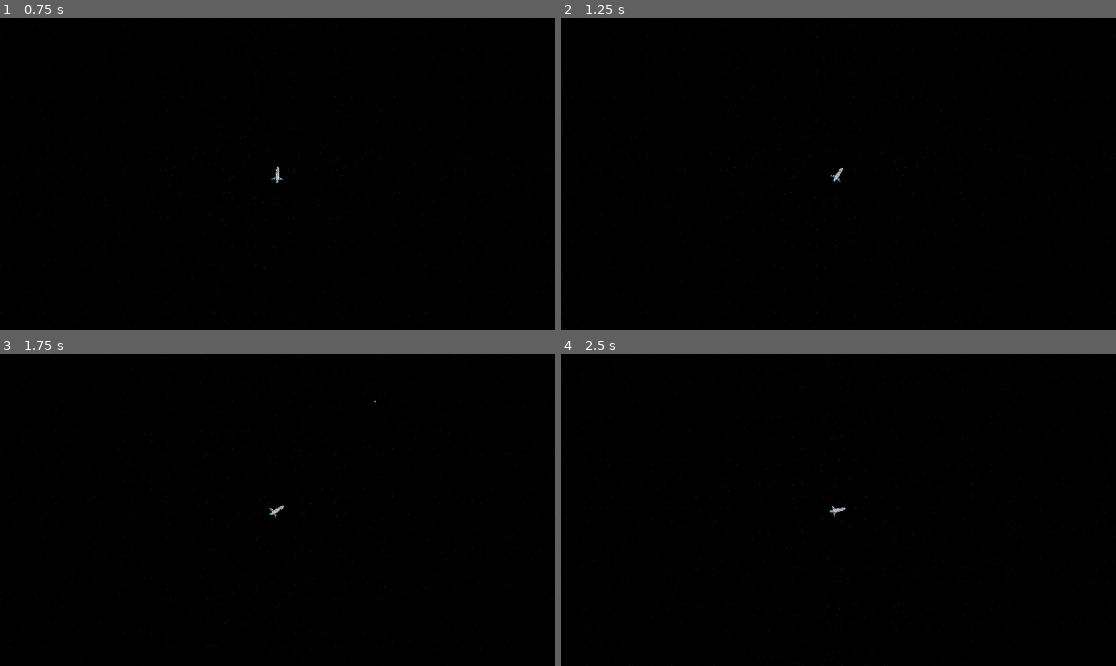
Above: before the commit, frames 1-4 (two rows, left to right).
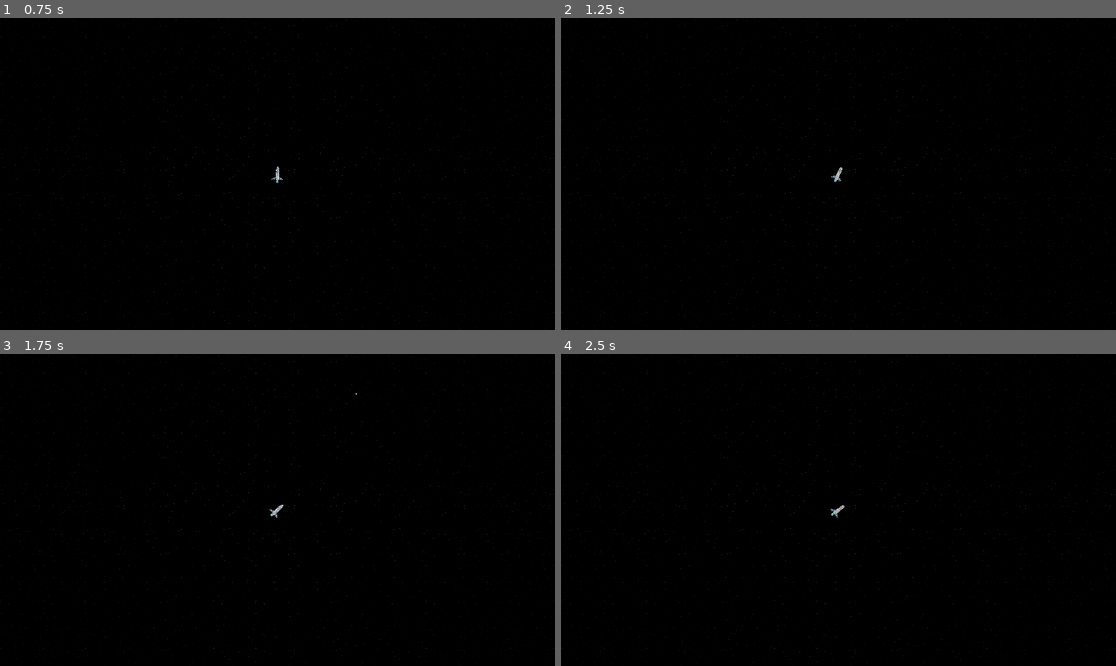
Above: after the commit, the same moments.

Repository: ajn14d/2D_Space_Game_Godot
Game: Godot game, scene res://space_gameplay.tscn
Same seed, same stepped clock (60 frames per second), same inputs: the game is played once before the commit and once after it. The engine's default icon, where the game draws it, is replaced by a stand-in: a white triangle on a blue panel in a dark square.
Inputs:
- Up to frame 1 (0.75 s): tap Enter at 0.5 s; hold Right (ui_right) from 0.53 s (still down); hold E (rotate_clockwise, bound only after the commit) from 0.53 s (still down)
- Up to frame 2 (1.25 s): keep holding Right (ui_right); keep holding E (rotate_clockwise, bound only after the commit); tap Q (rotate_counterclockwise, bound only after the commit) at 0.8 s
- Up to frame 3 (1.75 s): tap Space (shoot) at 1.25 s; release Right (ui_right) at 1.28 s; release E (rotate_clockwise, bound only after the commit) at 1.28 s; hold Down (ui_down) from 1.28 s (still down); tap Q (rotate_counterclockwise, bound only after the commit) at 1.35 s; tap E (rotate_clockwise, bound only after the commit) at 1.55 s
- Up to frame 4 (2.5 s): release Down (ui_down) at 2.03 s; hold Right (ui_right) from 2.03 s (still down); hold K (Trailer_Door) from 2.03 s (still down); tap Q (rotate_counterclockwise, bound only after the commit) at 2.3 s

Frame 1 is identical in both runs. In frame 2, less than 0.1% of the frame differs, in the area x 48-51%, y 47-53%; in frame 3, 0.4%; in frame 4, 0.5%, in the area x 0-100%, y 0-100%.

Commit message:
Player Ship Strafing
added functionality for player ship to strafe left and right

Diff:
--- a/player_ship.gd
+++ b/player_ship.gd
@@ -133,13 +133,13 @@
 	var delta = state.get_step()
 
 	# Handle rotation: Apply rotation only when input is held
-	if Input.is_action_pressed("ui_left"):
+	if Input.is_action_pressed("rotate_counterclockwise"):
 		angular_velocity -= ROTATION_SPEED * delta
-	elif Input.is_action_pressed("ui_right"):
+	elif Input.is_action_pressed("rotate_clockwise"):
 		angular_velocity += ROTATION_SPEED * delta
 	else:
 		# Smoothly decelerate the angular velocity when no input is given
-		angular_velocity = lerp(angular_velocity, 0.0, 0.04)  # Adjust 0.1 for smoothness
+		angular_velocity = lerp(angular_velocity, 0.0, 0.04)  # Adjust 0.04 for smoothness
 
 	# Optional: Clamp angular velocity to prevent it from going too fast
 	angular_velocity = clamp(angular_velocity, -MAX_ROTATION_SPEED, MAX_ROTATION_SPEED)
@@ -147,12 +147,22 @@
 	# Calculate the axis vector from Back to Front and normalize it
 	var movement_axis = (front.global_position - back.global_position).normalized()
 
-	# Apply thrust along the axis defined by Front and Back
-	if Input.is_action_pressed("ui_up"):
+	# Calculate the left/right (perpendicular) axis
+	var perpendicular_axis = movement_axis.rotated(deg_to_rad(90))  # Perpendicular to the forward direction
+
+	# Apply thrust along the axis defined by Front and Back (forward and backward)
+	if Input.is_action_pressed("move_up"):
 		custom_velocity += movement_axis * ACCELERATION * delta
 
-	elif Input.is_action_pressed("ui_down"):
+	elif Input.is_action_pressed("move_down"):
 		custom_velocity -= movement_axis * ACCELERATION * delta
+
+	# Apply strafing along the perpendicular axis (left and right)
+	if Input.is_action_pressed("move_right"):
+		custom_velocity += perpendicular_axis * ACCELERATION * delta
+
+	elif Input.is_action_pressed("move_left"):
+		custom_velocity -= perpendicular_axis * ACCELERATION * delta
 
 	# Limit velocity to max speed
 	if custom_velocity.length() > MAX_SPEED:
--- a/project.godot
+++ b/project.godot
@@ -75,6 +75,36 @@
 "events": [Object(InputEventKey,"resource_local_to_scene":false,"resource_name":"","device":-1,"window_id":0,"alt_press …(192 unchanged characters)…
 ]
 }
+move_up={
+"deadzone": 0.5,
+"events": [Object(InputEventKey,"resource_local_to_scene":false,"resource_name":"","device":-1,"window_id":0,"alt_pressed":false,"shift_pressed":false,"ctrl_pressed":false,"meta_pressed":false,"pressed":false,"keycode":0,"physical_keycode":87,"key_label":0,"unicode":119,"location":0,"echo":false,"script":null)
+]
+}
+move_down={
+"deadzone": 0.5,
+"events": [Object(InputEventKey,"resource_local_to_scene":false,"resource_name":"","device":-1,"window_id":0,"alt_pressed":false,"shift_pressed":false,"ctrl_pressed":false,"meta_pressed":false,"pressed":false,"keycode":0,"physical_keycode":83,"key_label":0,"unicode":115,"location":0,"echo":false,"script":null)
+]
+}
+move_left={
+"deadzone": 0.5,
+"events": [Object(InputEventKey,"resource_local_to_scene":false,"resource_name":"","device":-1,"window_id":0,"alt_pressed":false,"shift_pressed":false,"ctrl_pressed":false,"meta_pressed":false,"pressed":false,"keycode":0,"physical_keycode":65,"key_label":0,"unicode":97,"location":0,"echo":false,"script":null)
+]
+}
+move_right={
+"deadzone": 0.5,
+"events": [Object(InputEventKey,"resource_local_to_scene":false,"resource_name":"","device":-1,"window_id":0,"alt_pressed":false,"shift_pressed":false,"ctrl_pressed":false,"meta_pressed":false,"pressed":false,"keycode":0,"physical_keycode":68,"key_label":0,"unicode":100,"location":0,"echo":false,"script":null)
+]
+}
+rotate_clockwise={
+"deadzone": 0.5,
+"events": [Object(InputEventKey,"resource_local_to_scene":false,"resource_name":"","device":-1,"window_id":0,"alt_pressed":false,"shift_pressed":false,"ctrl_pressed":false,"meta_pressed":false,"pressed":false,"keycode":0,"physical_keycode":69,"key_label":0,"unicode":101,"location":0,"echo":false,"script":null)
+]
+}
+rotate_counterclockwise={
+"deadzone": 0.5,
+"events": [Object(InputEventKey,"resource_local_to_scene":false,"resource_name":"","device":-1,"window_id":0,"alt_pressed":false,"shift_pressed":false,"ctrl_pressed":false,"meta_pressed":false,"pressed":false,"keycode":0,"physical_keycode":81,"key_label":0,"unicode":113,"location":0,"echo":false,"script":null)
+]
+}
 
 [layer_names]
 
